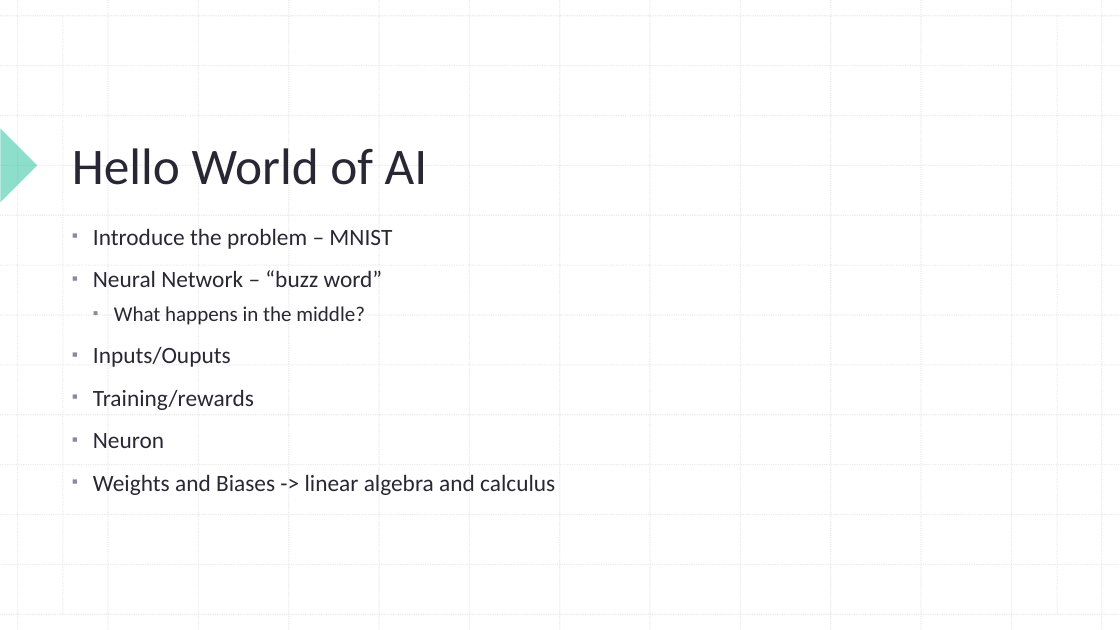
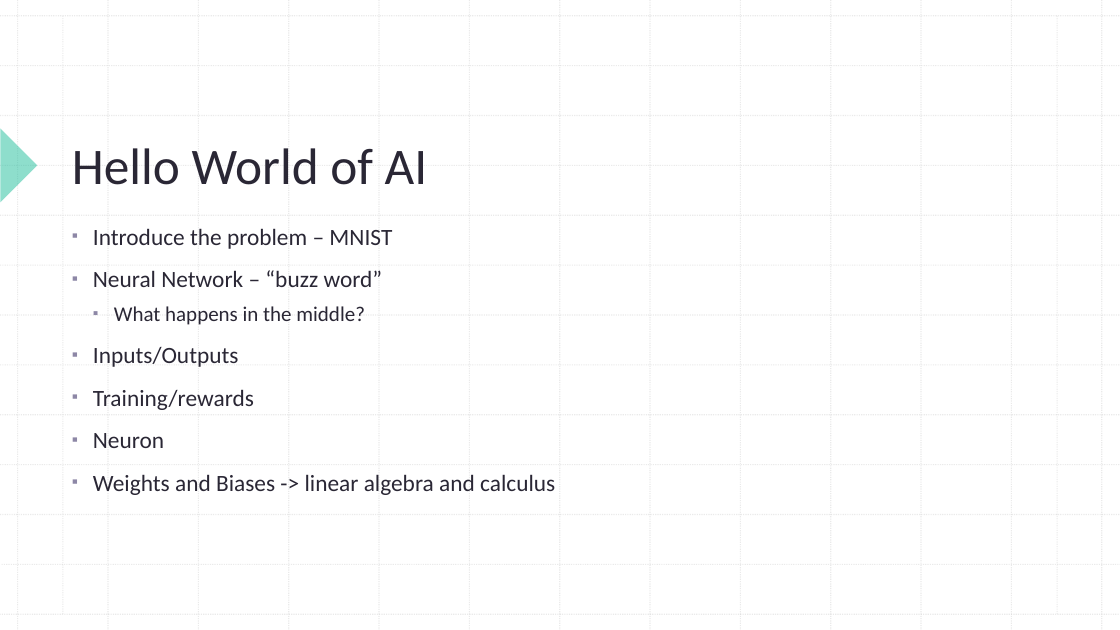
Before and after one commit to carternetty/ece5780, a slide deck: slide 10 of lab3/AI_RTOS.pptx. Drawn at 1120x630 pixels with LibreOffice and Linux fonts; fonts in the diff are those of the drawing. Boxes give left, top, right and bottom in pixels: in the first picture for what was removed or moved away, otherwise in the second. Text is boxed around its words. In the diff, an @@ line names an element or a change of style, - is before the commit and + after.

```diff
--- a/lab3/AI_RTOS.pptx
+++ b/lab3/AI_RTOS.pptx
@@ text at box(93, 347, 239, 367): text changed @@
-▪ Inputs/Ouputs
+▪ Inputs/Outputs
```
Also in this commit, not shown: 2 other slides changed.
